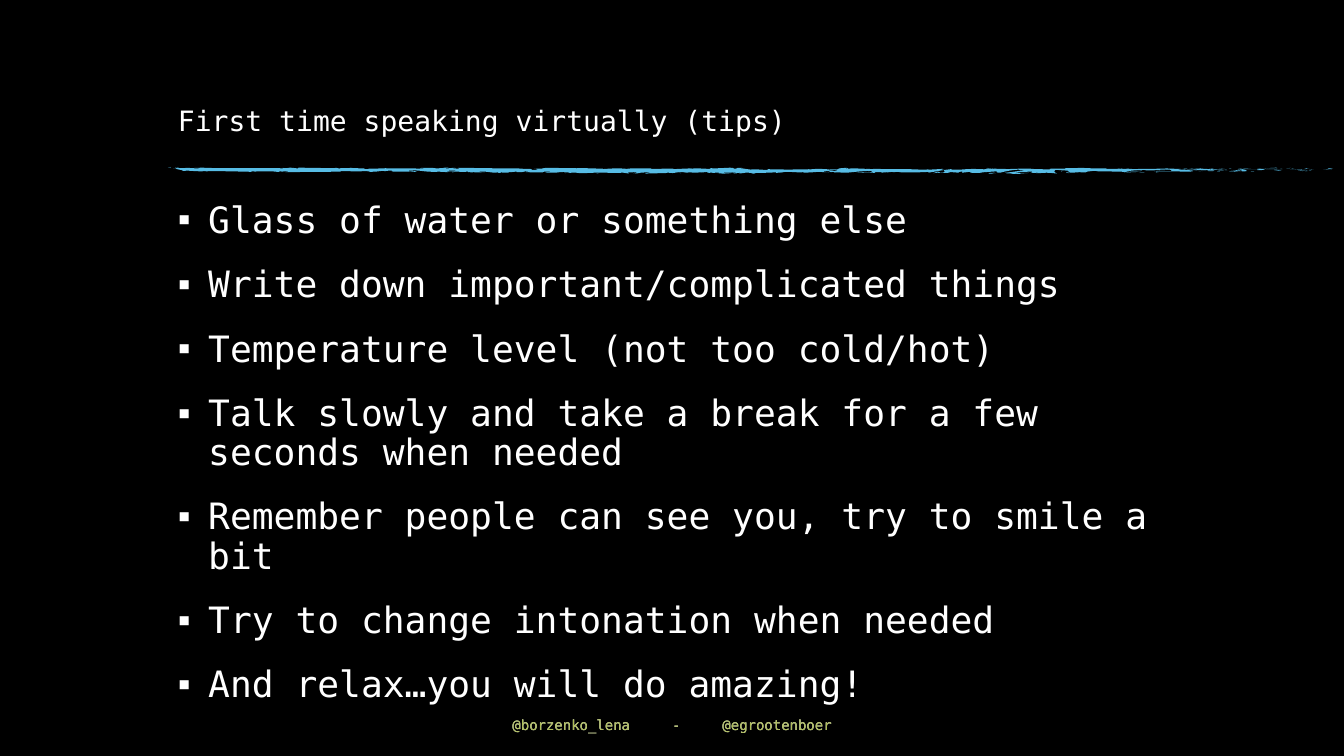
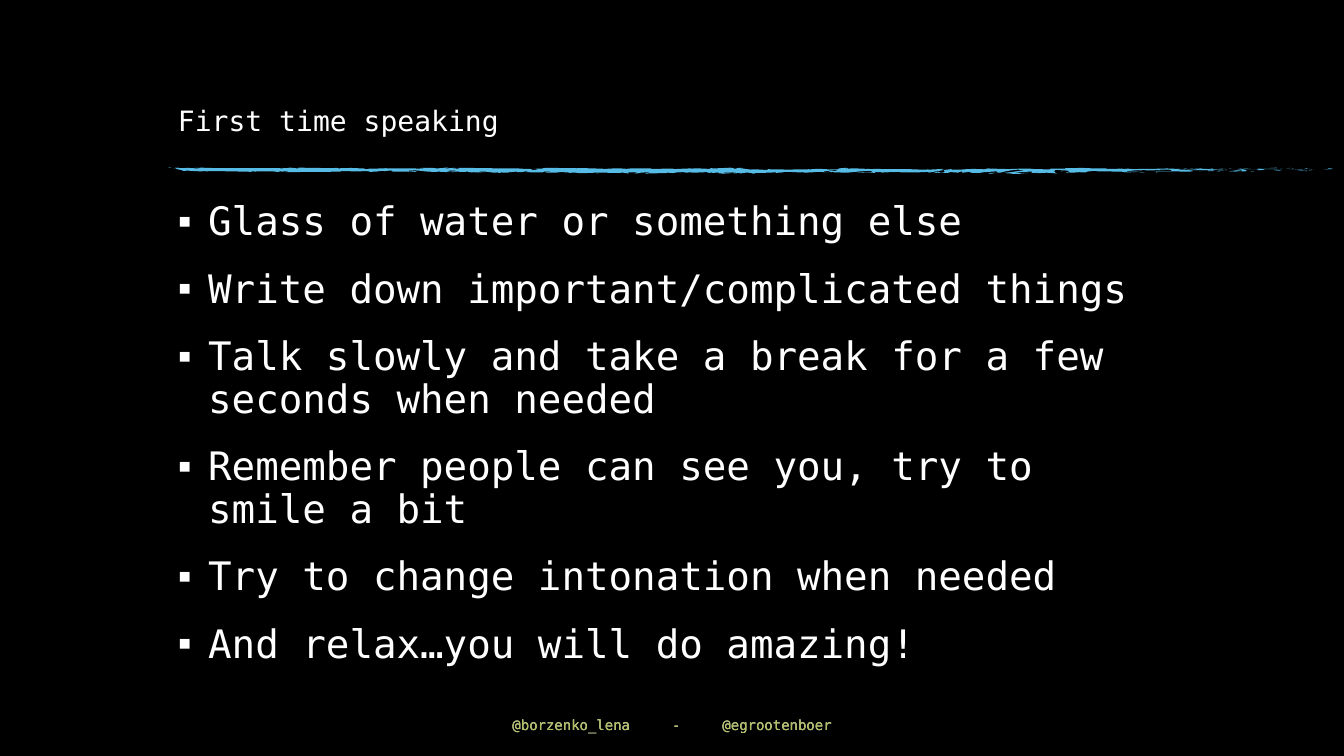
Before and after one commit to EldertGrootenboer/Impactful-mentorship-2-sides-of-a-story, a slide deck: slide 26 of Impactful mentorship; 2 sides of a story.pptx. Drawn at 1344x756 pixels with LibreOffice and Linux fonts; fonts in the diff are those of the drawing; background and template pictures are left out. Boxes give left, top, right and bottom in pixels: in the first picture for what was removed or moved away, otherwise in the second. Text is boxed around its words. In the diff, an @@ line names an element or a change of style, - is before the commit and + after.

Commit message:
Latest changes

```diff
--- a/Impactful mentorship; 2 sides of a story.pptx
+++ b/Impactful mentorship; 2 sides of a story.pptx
@@ title at [178,109,499,137]: text changed @@
-First time speaking virtually (tips)
+First time speaking
@@ text "Glass of water or something ..." at [208,205,1127,667]: size 25.9 to 28 pt @@
@@ text at [208,334,995,369]: paragraph removed @@
-▪ Temperature level (not too cold/hot)
```
Also in this commit, not shown: 4 other slides changed.
